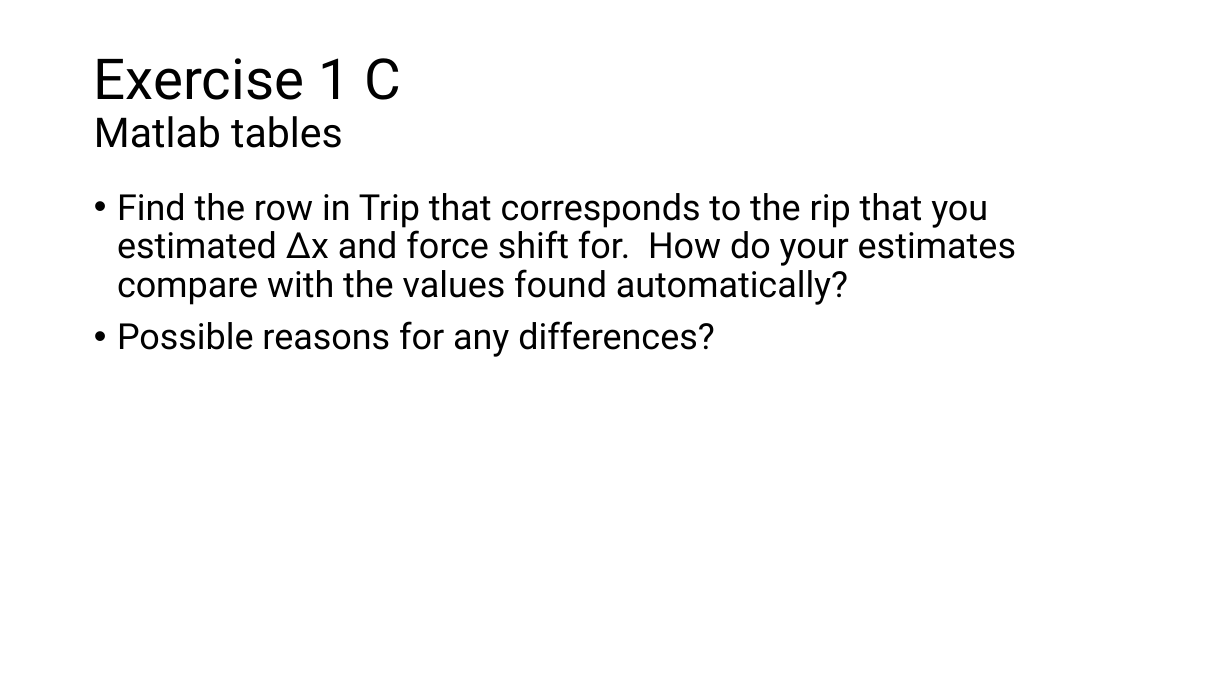
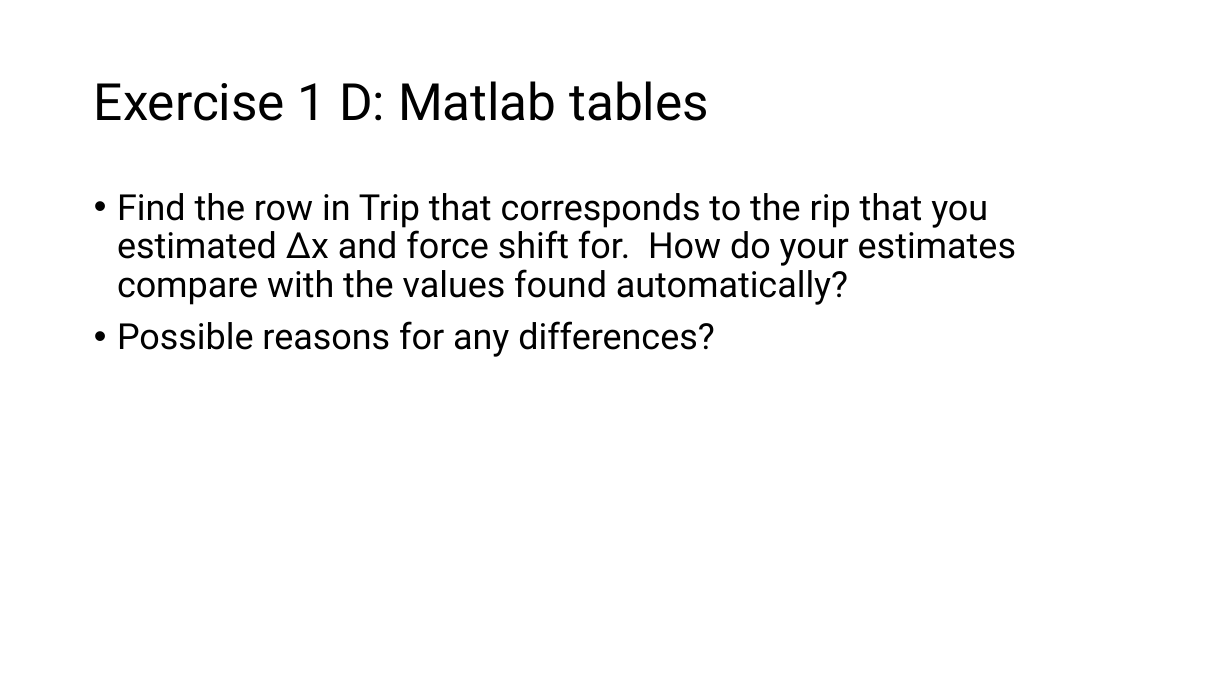
Before and after one commit to are-mj/OpticalTweezers, a slide deck: slide 11 of Summer school 2024/Exercises.pptx. Drawn at 1232x693 pixels with LibreOffice and Linux fonts; fonts in the diff are those of the drawing. Boxes give left, top, right and bottom in pixels: in the first picture for what was removed or moved away, otherwise in the second. Text is boxed around its words. In the diff, an @@ line names an element or a change of style, - is before the commit and + after.

```diff
--- a/Summer school 2024/Exercises.pptx
+++ b/Summer school 2024/Exercises.pptx
@@ title at (x1=94, y1=81, x2=709, y2=121): text changed; size 32 to 40 pt @@
-Exercise 1 C
-Matlab tables
+Exercise 1 D: Matlab tables
```
Also in this commit, not shown: 9 other slides changed, 2 slides added.
